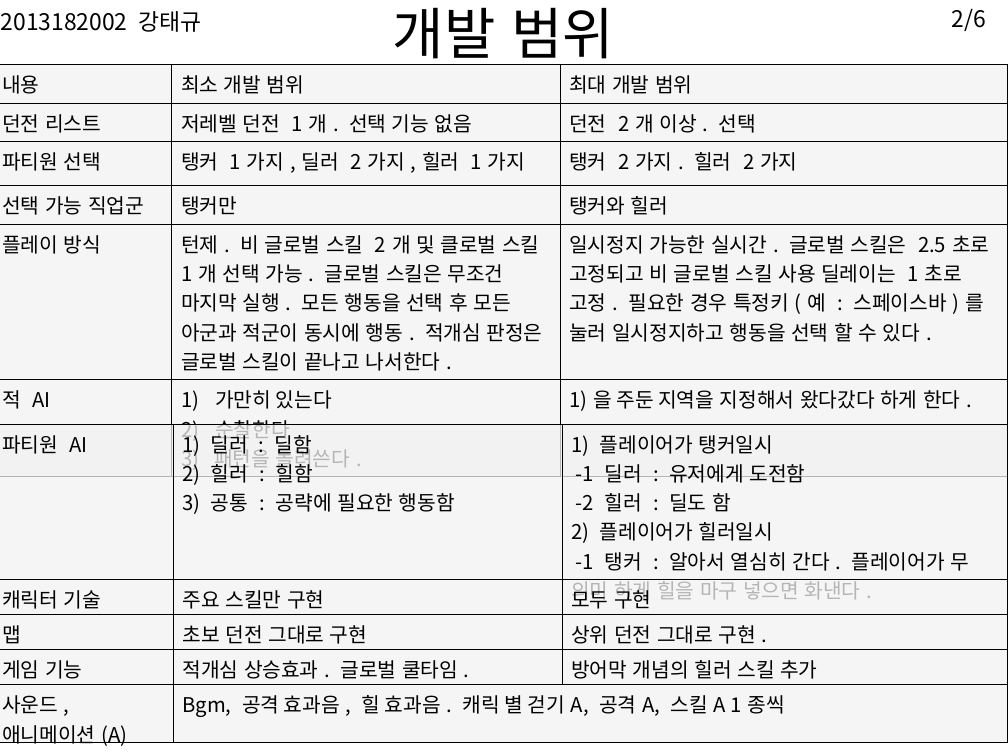
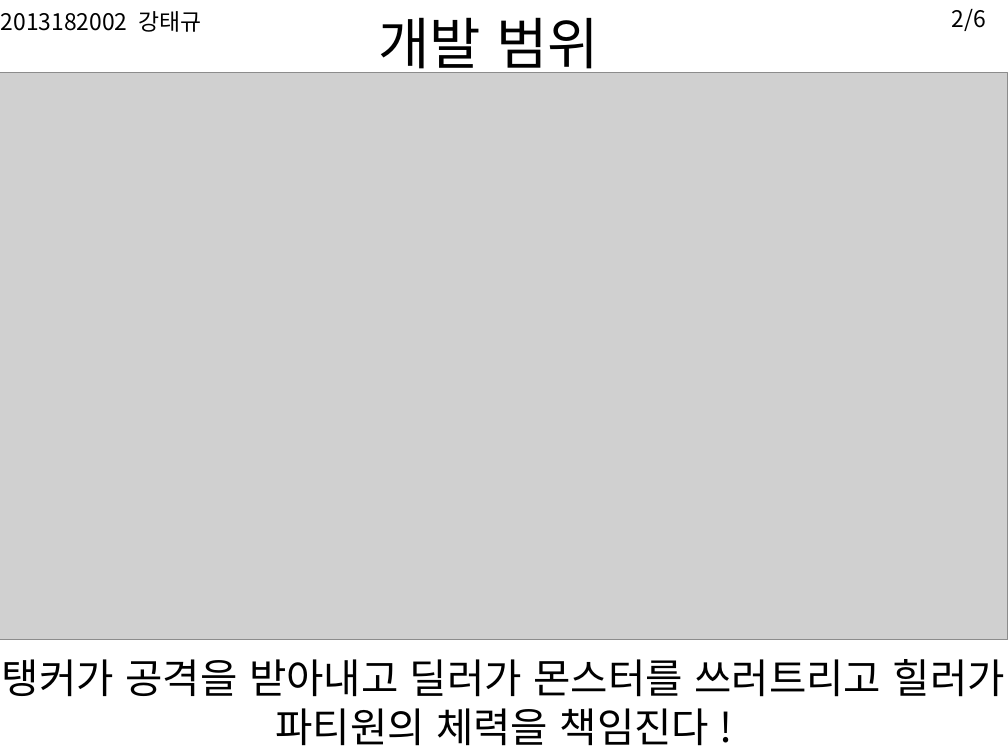
Before and after one commit to Ryuseo/2D_game_programing, a slide deck: slide 2 of 2d_game_report 2.pptx. Drawn at 1008x756 pixels with LibreOffice and Linux fonts; fonts in the diff are those of the drawing; grey boxes stand for pictures; background and template pictures are left out. Boxes give left, top, right and bottom in pixels: in the first picture for what was removed or moved away, otherwise in the second. Text is boxed around its words. In the diff, an @@ line names an element or a change of style, - is before the commit and + after.

Commit message:
이게 정말 중간 발표전 마지막

```diff
--- a/2d_game_report 2.pptx
+++ b/2d_game_report 2.pptx
@@ title "개발 범위": place and size @@
-title "개발 범위" at [393,7,614,69]
+title "개발 범위" at [36,13,943,73]
@@ title "개발 범위" at [36,13,943,73]: fill none to #FFFFFF at 75% opacity @@
@@ table removed at [0,65,1008,603], 6 rows, 3 columns @@
-내용 | 최소 개발 범위 | 최대 개발 범위
-던전 리스트 | 저레벨 던전 1개. 선택 기능 없음 | 던전 2개 이상. 선택
-파티원 선택 | 탱커 1가지,딜러 2가지,힐러 1가지 | 탱커 2가지. 힐러 2가지
-선택 가능 직업군 | 탱커만 | 탱커와 힐러
-플레이 방식 | 턴제. 비 글로벌 스킬 2개 및 클로벌 스킬 1개 선택 가능. 글로벌 스킬은 무조건 마지막 실행. 모든 행동을 선택 후 모든 아군과 적군이 동시에 행동. 적개심 판정은 글로벌 스킬이 끝나고 나서한다. | 일시정지 가능한 실시간. 글로벌 스킬은 2.5초로 고정되고 비 글로벌 스킬 사용 딜레이는 1초로 고정. 필요한 경우 특정키(예 : 스페이스바)를 눌러 일시정지하고 행동을 선택 할 수 있다.
-적 AI | 가만히 있는다 / 순찰한다 / 3) 패턴을 돌려쓴다. | 1)을 주둔 지역을 지정해서 왔다갔다 하게 한다.
@@ picture added at [0,73,1008,640] @@
@@ table removed at [0,424,1008,750], 5 rows, 3 columns @@
-파티원 AI | 1) 딜러 : 딜함 / 2) 힐러 : 힐함 / 3) 공통 : 공략에 필요한 행동함 | 1) 플레이어가 탱커일시 / -1 딜러 : 유저에게 도전함 / -2 힐러 : 딜도 함 / 2) 플레이어가 힐러일시 / -1 탱커 : 알아서 열심히 간다. 플레이어가 무 의미 하게 힐을 마구 넣으면 화낸다.
-캐릭터 기술 | 주요 스킬만 구현 | 모두 구현
-맵 | 초보 던전 그대로 구현 | 상위 던전 그대로 구현.
-게임 기능 | 적개심 상승효과. 글로벌 쿨타임. | 방어막 개념의 힐러 스킬 추가
-사운드, 애니메이션(A) | Bgm, 공격 효과음, 힐 효과음. 캐릭 별 걷기A, 공격A, 스킬A 1종씩 | 
@@ text added at [2,659,1005,746], 32 pt, text #000000 @@
+탱커가 공격을 받아내고 딜러가 몬스터를 쓰러트리고 힐러가 파티원의 체력을 책임진다!
```
Also in this commit, not shown: 1 other slide changed.
